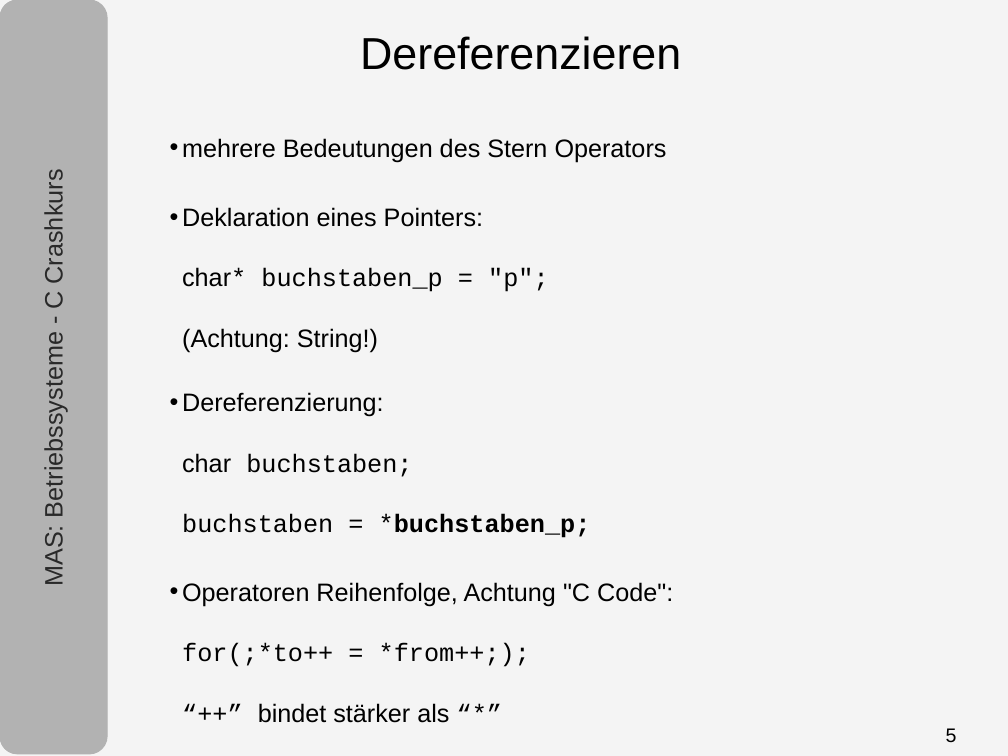
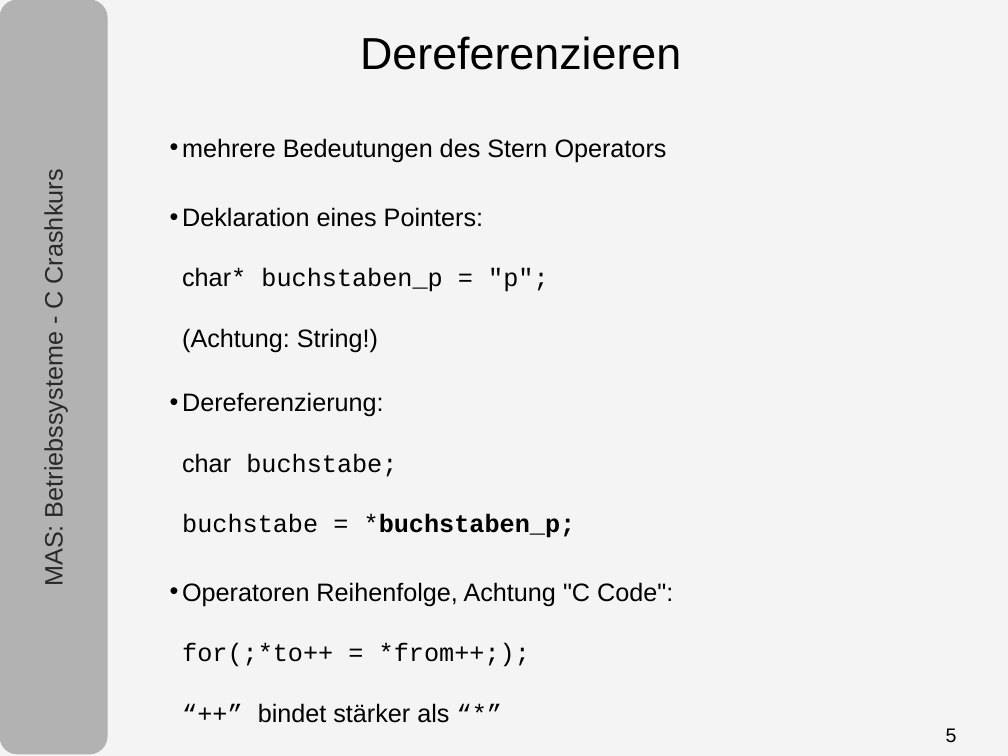
Before and after one commit to tpo/betriebssysteme, a slide deck: slide 5 of 05-1_C.odp. Drawn at 1008x756 pixels with LibreOffice and Linux fonts; fonts in the diff are those of the drawing. Boxes give left, top, right and bottom in pixels: in the first picture for what was removed or moved away, otherwise in the second. Text is boxed around its words. In the diff, an @@ line names an element or a change of style, - is before the commit and + after.

```diff
--- a/05-1_C.odp
+++ b/05-1_C.odp
@@ text at [182, 392, 576, 538]: text changed @@
-• Dereferenzierung:
-  char buchstaben;
-  buchstaben = *buchstaben_p;
+• Dereferenzierung:
+  char buchstabe;
+  buchstabe = *buchstaben_p;
```
Also in this commit, not shown: 1 other slide changed, 1 other file.
